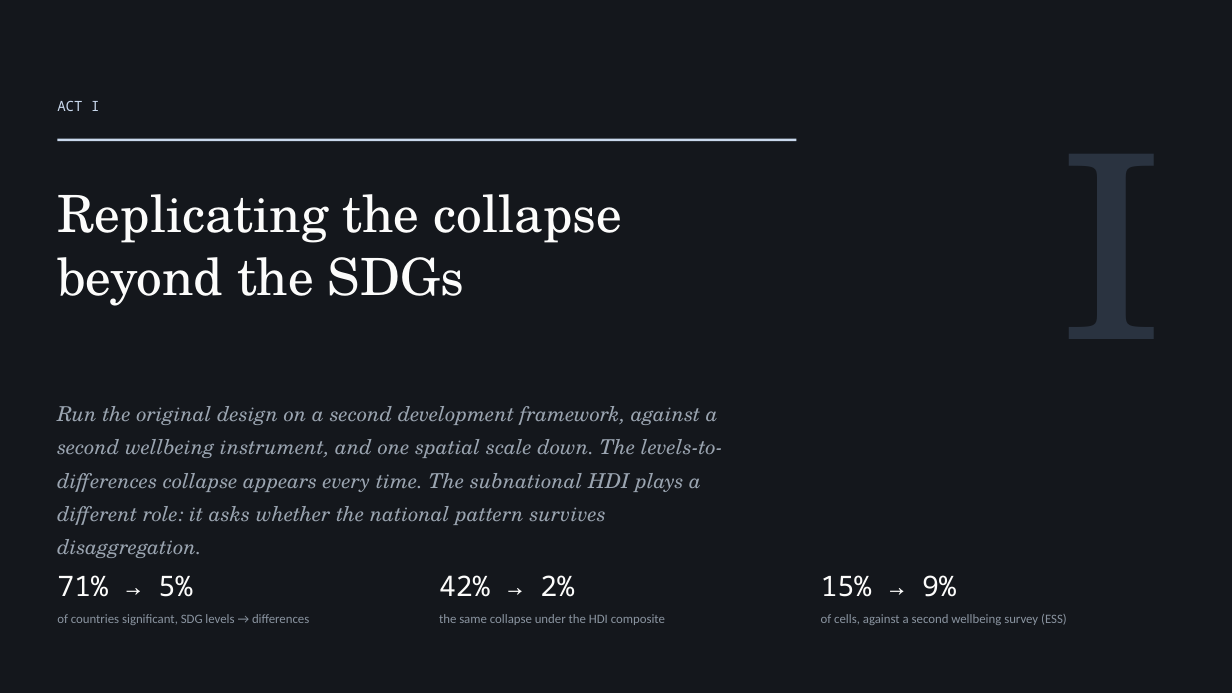
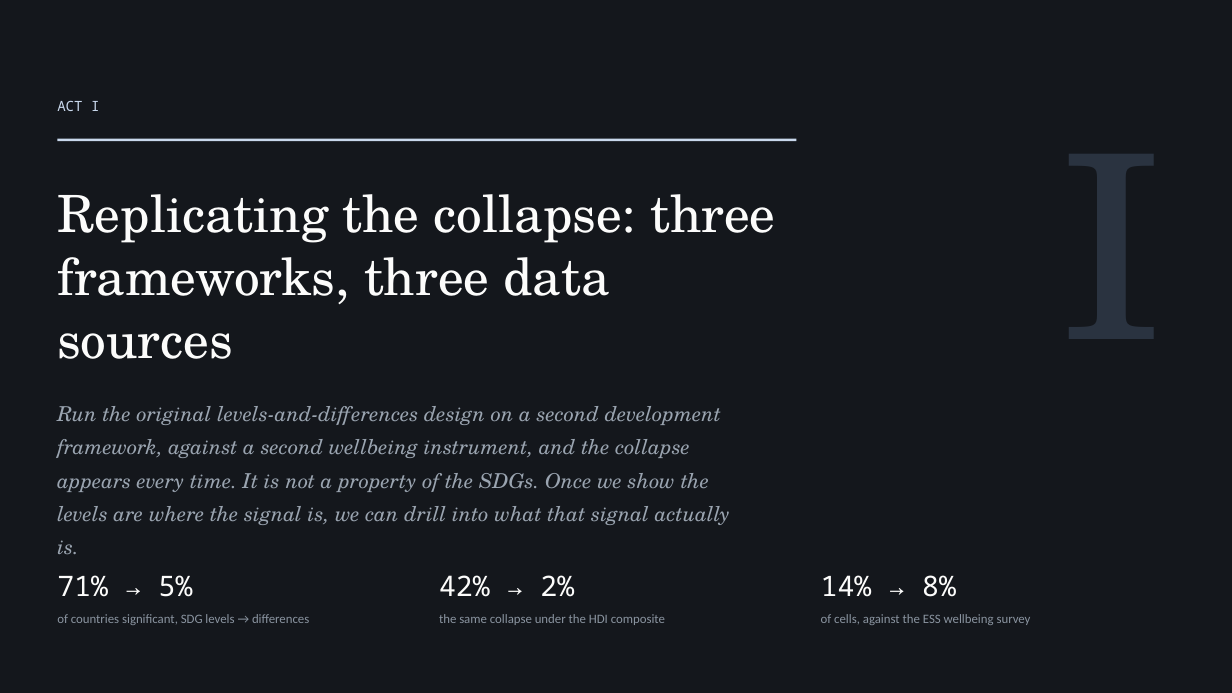
Before and after one commit to cwejnert/HDI-Happiness, a slide deck: slide 3 of deck/Measured_Where_It_Varies.pptx. Drawn at 1232x693 pixels with LibreOffice and Linux fonts; fonts in the diff are those of the drawing. Boxes give left, top, right and bottom in pixels: in the first picture for what was removed or moved away, otherwise in the second. Text is boxed around its words. In the diff, an @@ line names an element or a change of style, - is before the commit and + after.

```diff
--- a/deck/Measured_Where_It_Varies.pptx
+++ b/deck/Measured_Where_It_Varies.pptx
@@ text at [57, 194, 775, 359]: text changed @@
-Replicating the collapse beyond the SDGs
+Replicating the collapse: three frameworks, three data sources
@@ text at [57, 406, 730, 554]: text changed @@
-Run the original design on a second development framework, against a second wellbeing instrument, and one spatial scale down. The levels-to-differences collapse appears every time. The subnational HDI plays a different role: it asks whether the national pattern survives disaggregation.
+Run the original levels-and-differences design on a second development framework, against a second wellbeing instrument, and the collapse appears every time. It is not a property of the SDGs. Once we show the levels are where the signal is, we can drill into what that signal actually is.
@@ text at [821, 575, 1031, 625]: text changed @@
-15% → 9%
-of cells, against a second wellbeing survey (ESS)
+14% → 8%
+of cells, against the ESS wellbeing survey
```
Also in this commit, not shown: 17 other slides changed, 4 slides added, 24 slides removed, 2 other files.
